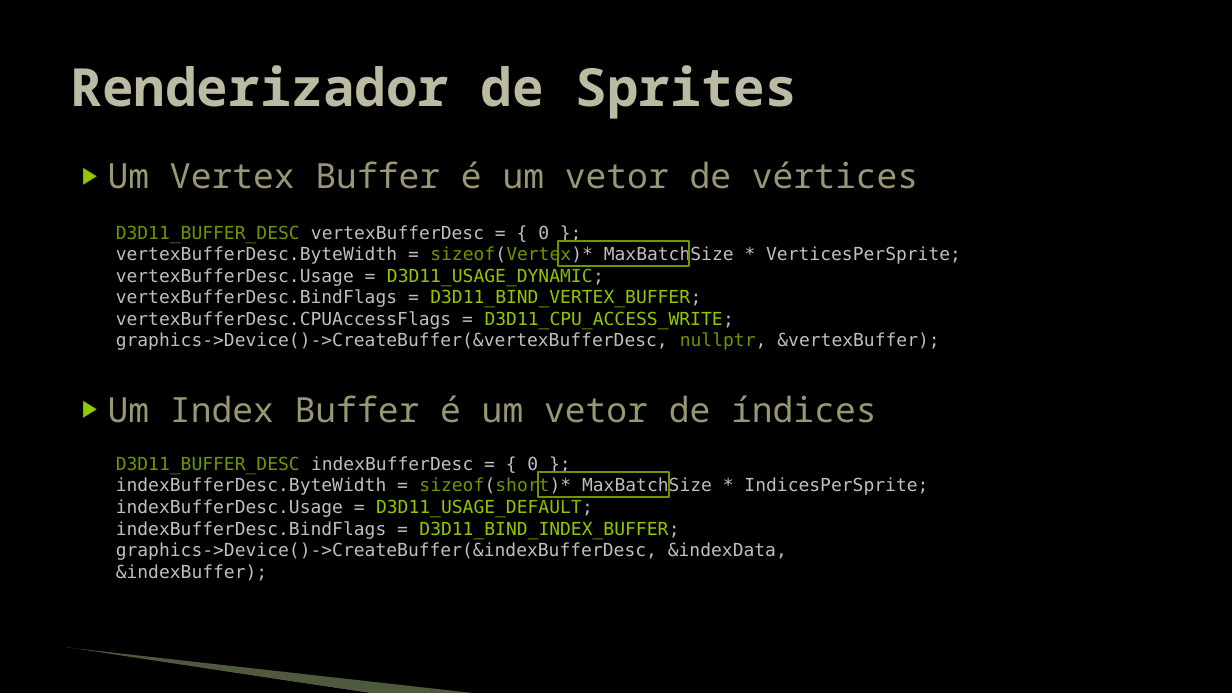
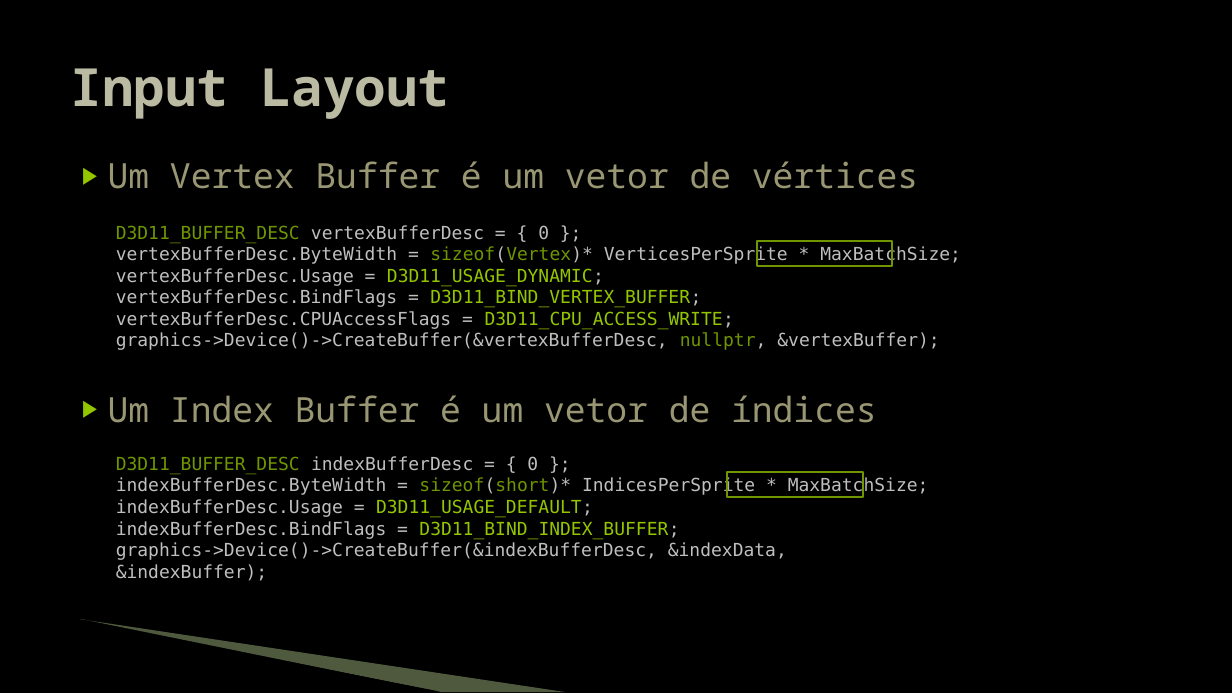
Before and after one commit to JudsonSS/Jogos, a slide deck: slide 7 of Slides/08. Desenho de Sprites.pptx. Drawn at 1232x693 pixels with LibreOffice and Linux fonts; fonts in the diff are those of the drawing; background and template pictures are left out. Boxes give left, top, right and bottom in pixels: in the first picture for what was removed or moved away, otherwise in the second. Text is boxed around its words. In the diff, an @@ line names an element or a change of style, - is before the commit and + after.

```diff
--- a/Slides/08. Desenho de Sprites.pptx
+++ b/Slides/08. Desenho de Sprites.pptx
@@ title at box(71, 68, 449, 119): text changed @@
-Renderizador de Sprites
+Input Layout
@@ text at box(116, 246, 961, 265): text changed @@
-vertexBufferDesc.ByteWidth = sizeof(Vertex)* MaxBatchSize * VerticesPerSprite;
+vertexBufferDesc.ByteWidth = sizeof(Vertex)* VerticesPerSprite * MaxBatchSize;
@@ rectangle: place and size @@
-rectangle at box(558, 241, 689, 267)
+rectangle at box(757, 241, 893, 267)
@@ text at box(116, 477, 929, 496): text changed @@
-indexBufferDesc.ByteWidth = sizeof(short)* MaxBatchSize * IndicesPerSprite;
+indexBufferDesc.ByteWidth = sizeof(short)* IndicesPerSprite * MaxBatchSize;
@@ rectangle: place and size @@
-rectangle at box(538, 472, 669, 498)
+rectangle at box(727, 472, 863, 498)
@@ freeform shape: place and size @@
-freeform shape at box(66, 649, 374, 693)
+freeform shape at box(78, 621, 440, 692)
@@ freeform shape: place and size @@
-freeform shape at box(67, 648, 481, 693)
+freeform shape at box(80, 619, 566, 692)
```
Also in this commit, not shown: 19 other slides changed.
